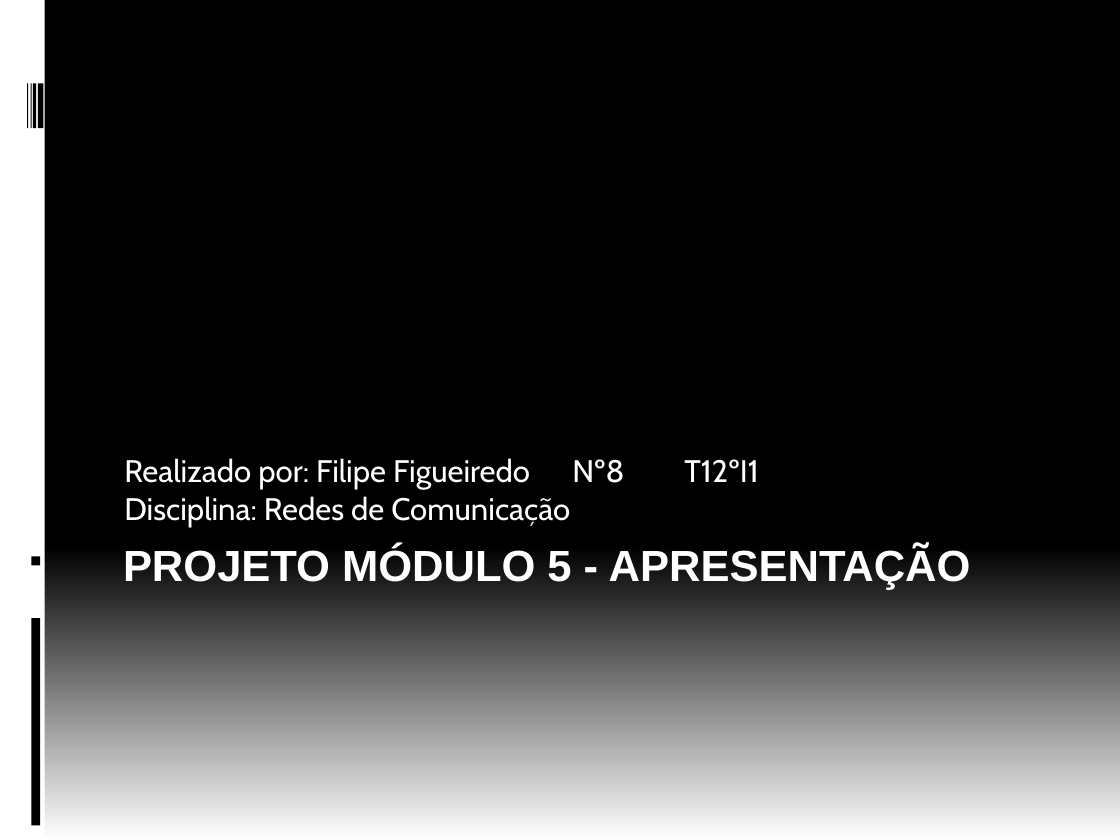
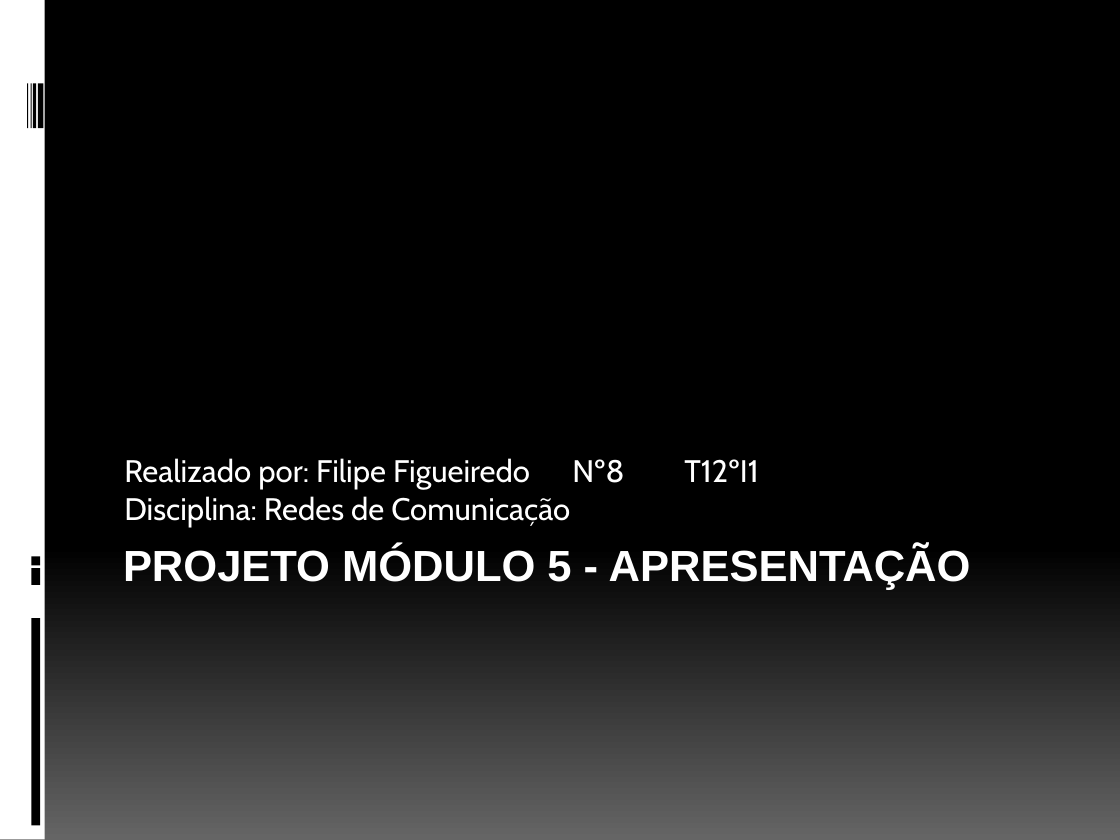
Before and after one commit to filipefigueiredo0812/redes, a slide deck: slide 1 of teste/Projeto Módulo 5 - Apresentação.pptx. Drawn at 1120x840 pixels with LibreOffice and Linux fonts; fonts in the diff are those of the drawing. Boxes give left, top, right and bottom in pixels: in the first picture for what was removed or moved away, otherwise in the second. Text is boxed around its words. In the diff, an @@ line names an element or a change of style, - is before the commit and + after.

```diff
--- a/teste/Projeto Módulo 5 - Apresentação.pptx
+++ b/teste/Projeto Módulo 5 - Apresentação.pptx
@@ background gradient #000000 to #FFFFFF to gradient #000000 to #656565 @@
@@ rectangle at (31, 568, 40, 585): fill #FFFFFF to #000000 @@
```
Also in this commit, not shown: 1 other slide changed, 2 slides added, 2 slides removed, 3 other files.
